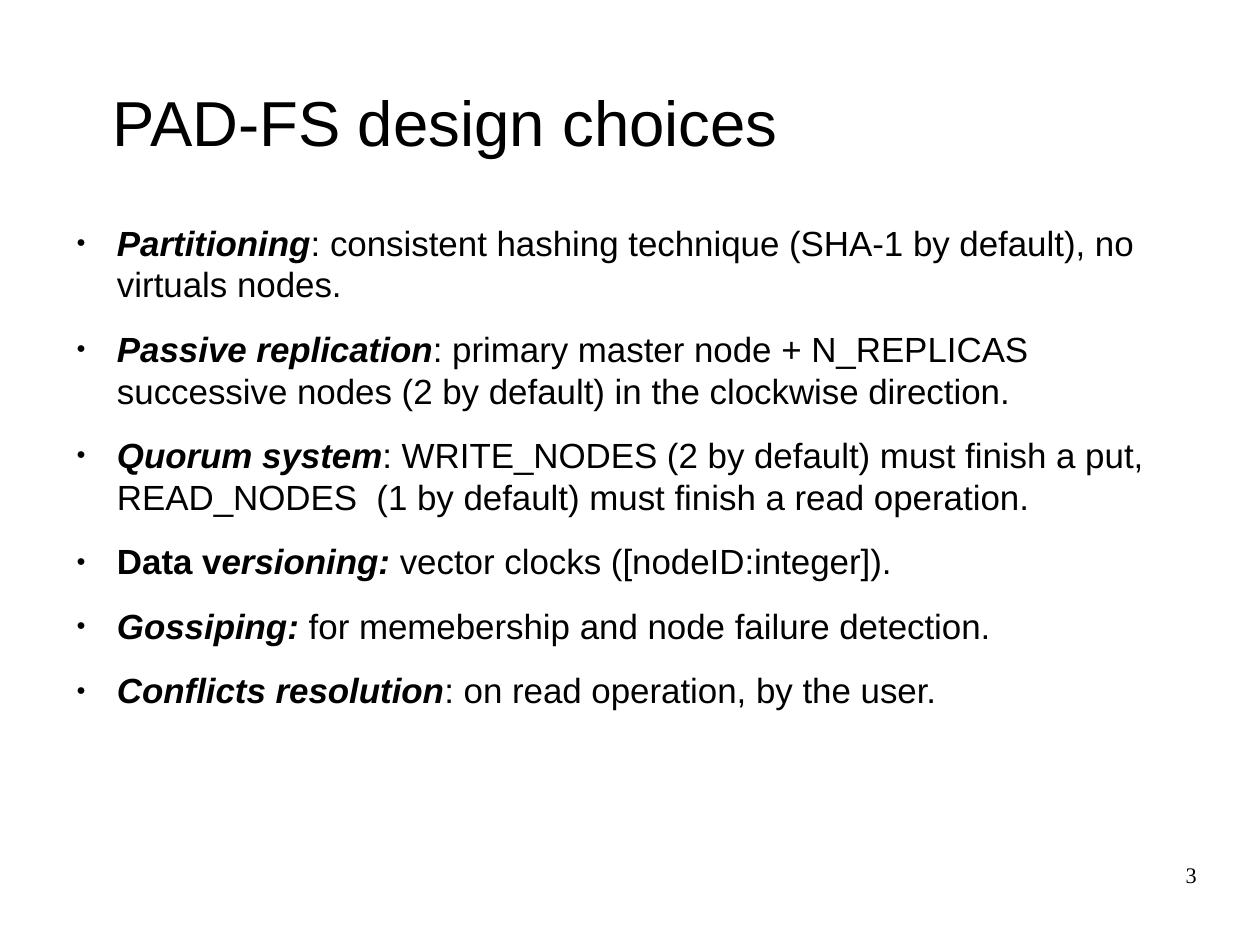
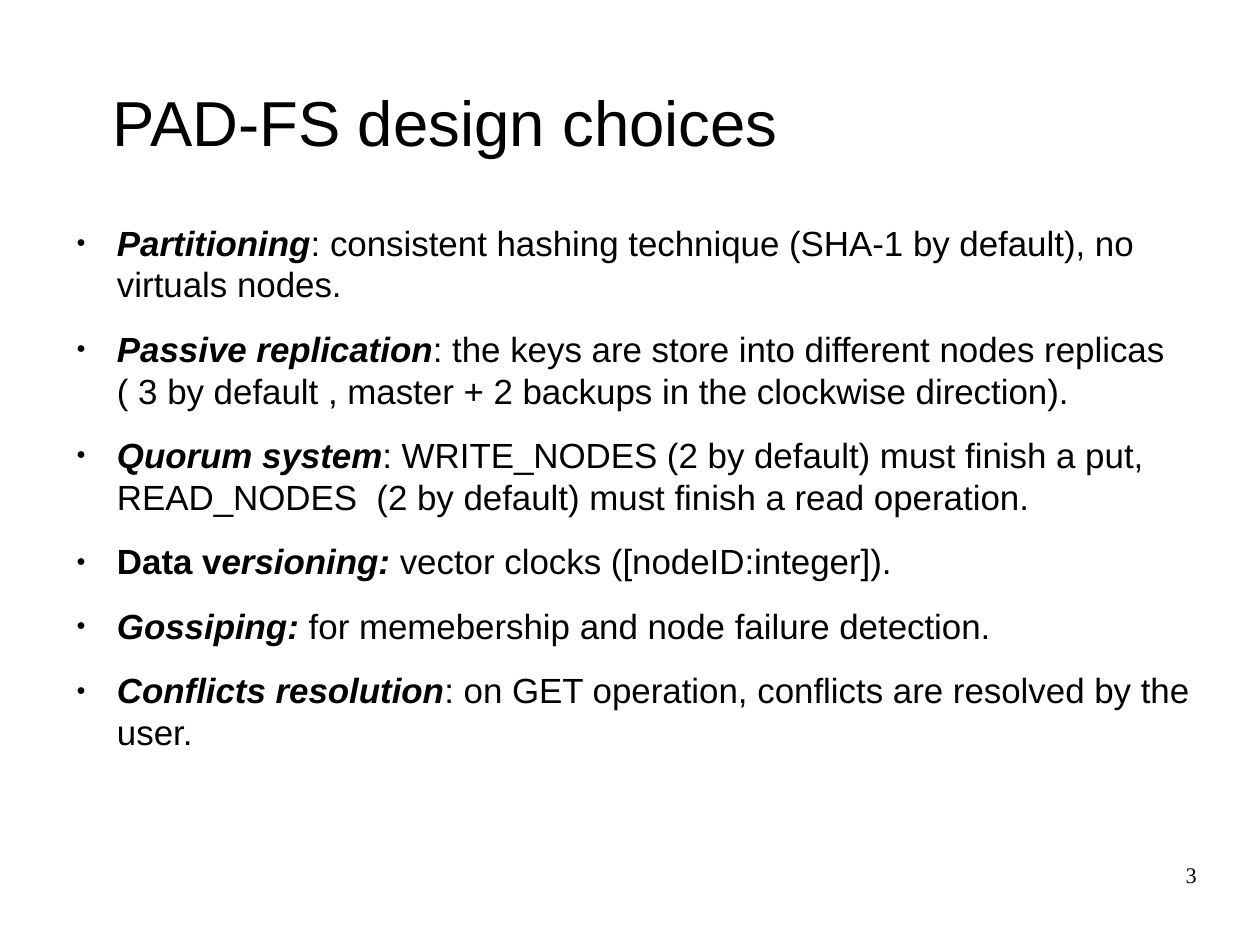
Before and after one commit to bhyvex/PAD-FileSystem, a slide deck: slide 3 of docs/Pad-fs_slides/Pad-fs_Neri.odp. Drawn at 1260x945 pixels with LibreOffice and Linux fonts; fonts in the diff are those of the drawing; background and template pictures are left out. Boxes give left, top, right and bottom in pixels: in the first picture for what was removed or moved away, otherwise in the second. Text is boxed around its words. In the diff, an @@ line names an element or a change of style, - is before the commit and + after.

```diff
--- a/docs/Pad-fs_slides/Pad-fs_Neri.odp
+++ b/docs/Pad-fs_slides/Pad-fs_Neri.odp
@@ text at (117,336,1164,517): text changed @@
-● Passive replication: primary master node + N_REPLICAS successive nodes (2 by default) in the clockwise direction.
-● Quorum system: WRITE_NODES (2 by default) must finish a put, READ_NODES (1 by default) must finish a read operation.
+● Passive replication: the keys are store into different nodes replicas ( 3 by default , master + 2 backups in the clockwise direction).
+● Quorum system: WRITE_NODES (2 by default) must finish a put, READ_NODES (2 by default) must finish a read operation.
@@ text at (117,677,1189,746): text changed @@
-● Conflicts resolution: on read operation, by the user.
+● Conflicts resolution: on GET operation, conflicts are resolved by the user.
```
Also in this commit, not shown: 15 other files.
